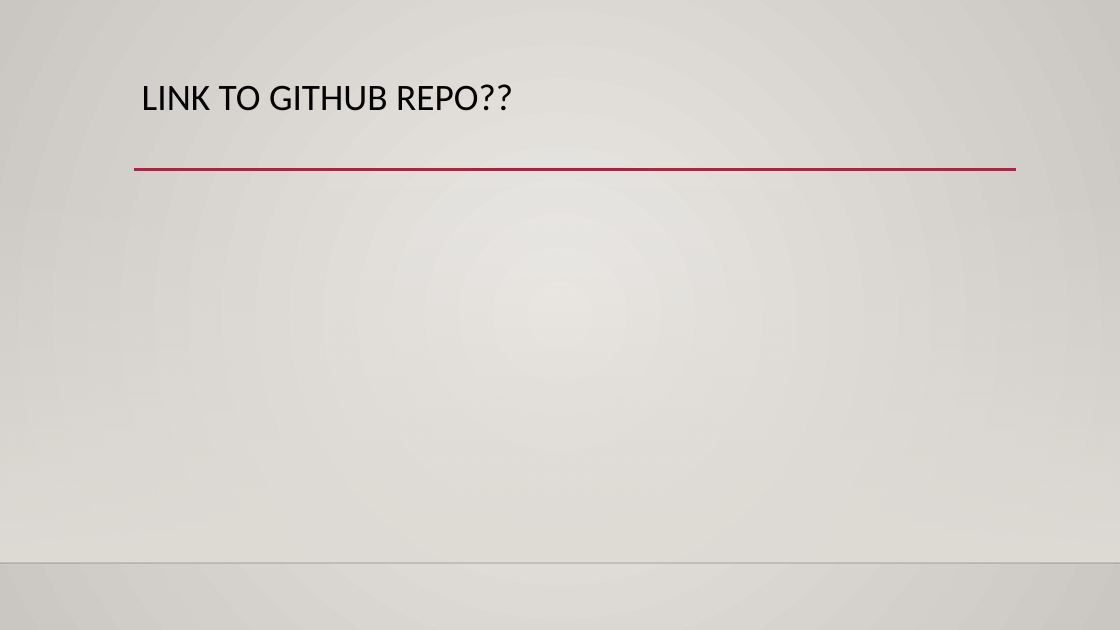
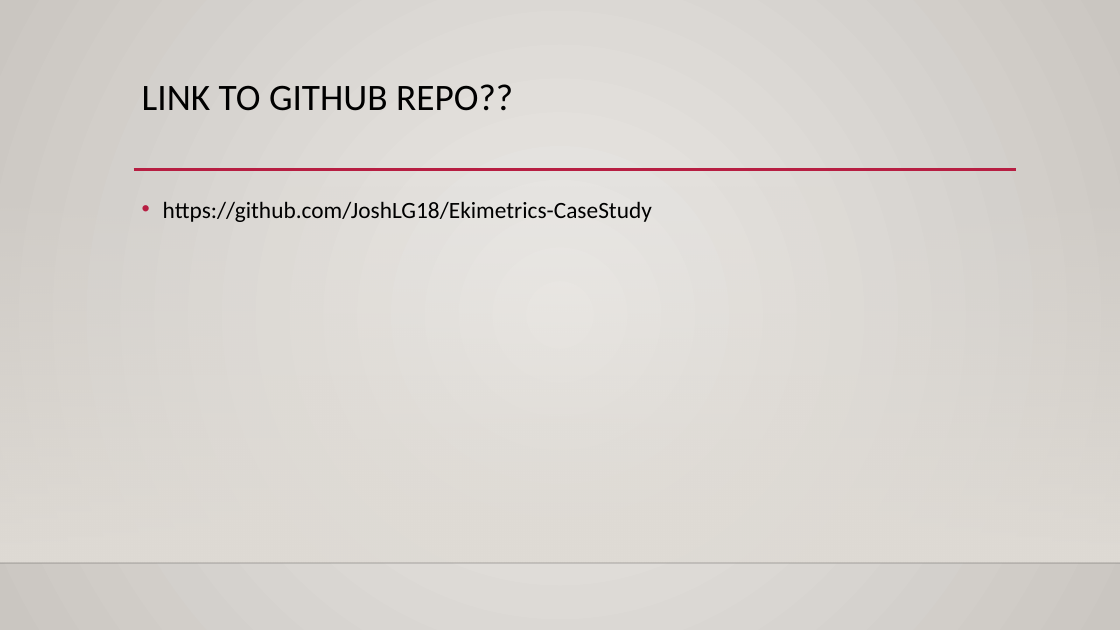
Before and after one commit to JoshLG18/Ekimetrics-CaseStudy, a slide deck: slide 11 of Eki_Presentation.pptx. Drawn at 1120x630 pixels with LibreOffice and Linux fonts; fonts in the diff are those of the drawing; background and template pictures are left out. Boxes give left, top, right and bottom in pixels: in the first picture for what was removed or moved away, otherwise in the second. Text is boxed around its words. In the diff, an @@ line names an element or a change of style, - is before the commit and + after.

Commit message:
adding link

```diff
--- a/Eki_Presentation.pptx
+++ b/Eki_Presentation.pptx
@@ text added at (x1=163, y1=201, x2=652, y2=222), 20 pt, text #000000 @@
+• https://github.com/JoshLG18/Ekimetrics-CaseStudy
```
